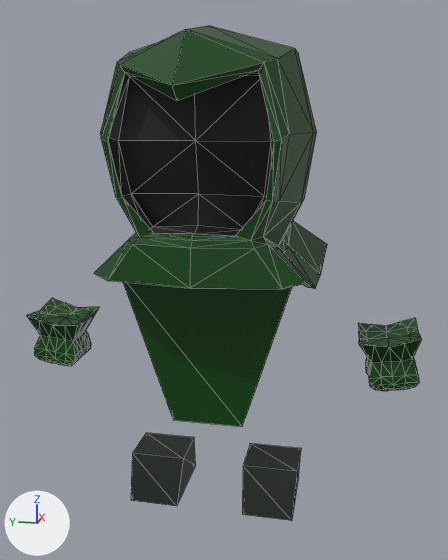
What one commit did to the FBX model Assets/_Art/Hero/HeroArcher/HeroArcherV01.fbx.
One viewpoint serves both versions: a camera (50 mm lens) standing at (-0.0413, 0.056, 0.0289) and looking at (-0.0003, 0.0642, 0.0186). The axes (+X, +Y, +Z) are drawn at lower left. The lights are the same throughout. Mesh edges are drawn as thin lines. Where no turn or scale is listed for an object, it has been applied to the vertices.

The scene before the commit, as lines of its bpy script (objects in view):
```python
me_mesh_001 = bpy.data.meshes.new('Mesh.001')
me_mesh_001.from_pydata(...)  # 8 vertices, 12 faces; spans x -0.00307..0.00307, y -0.00579..0.00579, z -0.00531..0.00531
me_mesh_001.materials.append(mat_archerhood1)  # dark green #004300
me_mesh_003 = bpy.data.meshes.new('Mesh.003')
me_mesh_003.from_pydata(...)  # 122 vertices, 240 faces; spans x -0.00211..0.00202, y -0.00214..0.00188, z -0.003..0.00154
me_mesh_003.materials.append(mat_archerhood1)  # dark green #004300
me_mesh_004 = bpy.data.meshes.new('Mesh.004')
me_mesh_004.from_pydata(...)  # 8 vertices, 12 faces; spans x -0.00287..0.00287, y -0.00196..0.00196, z -0.00158..0.00158
me_mesh_004.materials.append(mat_archershoes)  # black #0d180d
me_mesh_005 = bpy.data.meshes.new('Mesh.005')
me_mesh_005.from_pydata(...)  # 8 vertices, 12 faces; spans x -0.00287..0.00287, y -0.00196..0.00196, z -0.00158..0.00158
me_mesh_005.materials.append(mat_archershoes)  # black #0d180d
ob_heroarcherbody = bpy.data.objects.new('HeroArcherBody', me_mesh_001)
ob_heroarcherbody.location = (0.00002, 0.06496, 0.01413)
ob_heroarcherleftleg = bpy.data.objects.new('HeroArcherLeftLeg', me_mesh_005)
ob_heroarcherleftleg.location = (0.00022, 0.06063, 0.00362)
ob_heroarcherrighthand = bpy.data.objects.new('HeroArcherRightHand', me_mesh_003)
ob_heroarcherrighthand.location = (0.00047, 0.07677, 0.01427)
ob_heroarcherrightleg = bpy.data.objects.new('HeroArcherRightLeg', me_mesh_004)
ob_heroarcherrightleg.location = (0.00031, 0.06902, 0.00362)
# also in view: 'HeroArcherHead' at (-0.0005, 0.0649, 0.0267); 'HeroArcherLeftHand' at (0.0004, 0.0529, 0.0136)
```
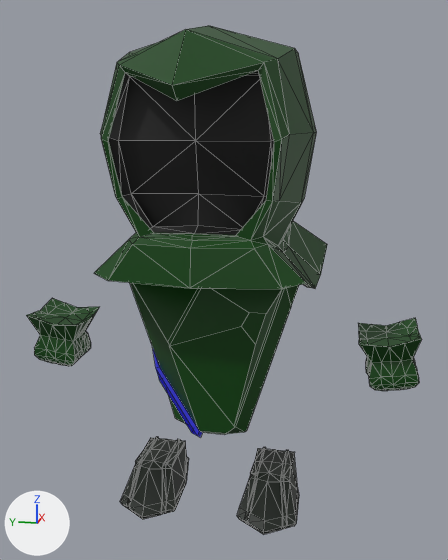
Pixel boxes (x1, y1, x2, y2) of what changed, in the pictures (448 x 560 px):
'HeroArcherBody', reshaped, moved (8% taller): before (123, 282, 292, 426); after (130, 283, 299, 438)
'HeroArcherLeftLeg', reshaped (14% taller): before (242, 443, 301, 520); after (237, 447, 299, 535)
'HeroArcherRightLeg', reshaped, moved (6% wider, 12% taller): before (131, 433, 196, 506); after (120, 437, 189, 519)

The change, as a list of edits to the scene's bpy script:
```text
Add mat_lambert14:
    mat_lambert14 = principled_material('lambert14')
    mat_lambert14.base_color = (0.0, 0.0, 0.579)  # blue #0000c8
Change me_mesh_005:
    used by ob_heroarcherleftleg; location = (0.00022, 0.06063, 0.00362)
    remove me_mesh_005.from_pydata(...)  # 8 vertices, 12 faces; spans x -0.00287..0.00287, y -0.00196..0.00196, z -0.00158..0.00158
    add me_mesh_005.from_pydata(...)  # 122 vertices, 240 faces; spans x -0.00463..0.0036, y -0.00211..0.00211, z -0.00187..0.0013
    me_mesh_005 part 1: 8 vertices removed from x -0.00287..0.00287, y -0.00196..0.00196, z -0.00158..0.00158; 122 vertices added at x -0.00463..0.0036, y -0.00211..0.00211, z -0.00187..0.0013
Change me_mesh_001:
    used by ob_heroarcherbody; location = (0.00002, 0.06496, 0.01413)
    remove me_mesh_001.from_pydata(...)  # 8 vertices, 12 faces; spans x -0.00307..0.00307, y -0.00579..0.00579, z -0.00531..0.00531
    add me_mesh_001.from_pydata(...)  # 78 vertices, 66 faces; spans x -0.004..0.0036, y -0.00617..0.00617, z -0.006..0.00566
    me_mesh_001 part 2: the whole mesh is rebuilt
    add me_mesh_001.materials.append(mat_lambert14)  # blue #0000c8
Change me_mesh_004:
    used by ob_heroarcherrightleg; location = (0.00031, 0.06902, 0.00362)
    remove me_mesh_004.from_pydata(...)  # 8 vertices, 12 faces; spans x -0.00287..0.00287, y -0.00196..0.00196, z -0.00158..0.00158
    add me_mesh_004.from_pydata(...)  # 122 vertices, 240 faces; spans x -0.00463..0.0036, y -0.00211..0.00211, z -0.00187..0.0013
    me_mesh_004 part 3: 8 vertices removed from x -0.00287..0.00287, y -0.00196..0.00196, z -0.00158..0.00158; 122 vertices added at x -0.00463..0.0036, y -0.00211..0.00211, z -0.00187..0.0013
Change ob_heroarcherbody:
    ob_heroarcherbody.location: (0.00002, 0.06496, 0.01413) -> (0.00002, 0.06496, 0.01368)
Change ob_heroarcherrightleg:
    ob_heroarcherrightleg.location: (0.00031, 0.06902, 0.00362) -> (0.00027, 0.06927, 0.00362)
```
